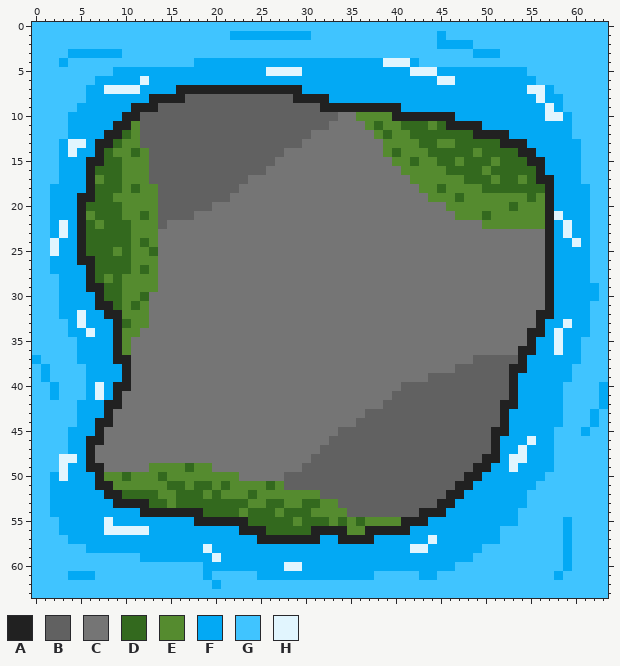
Pixel-art sprite -- assets/tiles/walkable_tile1.png. The picture above was drawn from the file before the commit.
The file is 64x64 pixels.
Palette (. is transparent): A #212121  B #616161  C #757575  D #33691e  E #558b2f  F #03a9f4  G #40c4ff  H #e1f5fe
Pixels before (only the part around the change), first column x 0:
 0 GGGGGGGGGGGGGGGGGGGGGGGGGGGGGGGGGGGGGGGGGGGGGGGGGGGGGGGGGGGGGGGG
 1 GGGGGGGGGGGGGGGGGGGGGGFFFFFFFFFGGGGGGGGGGGGGGFGGGGGGGGGGGGGGGGGG
 2 GGGGGGGGGGGGGGGGGGGGGGGGGGGGGGGGGGGGGGGGGGGGGFFFFGGGGGGGGGGGGGGG
 3 GGGGFFFFFFGGGGGGGGGGGGGGGGGGGGGGGGGGGGGGGGGGGGGGGFFFGGGGGGGGGGGG
 4 GGGFGGGGGGGGGGGGGGFFFFFFFFFFFFFFFFFFFFFHHHFGGGGGGGGGGGGGGGGGGGGG
 5 GGGGGGGGGFFFFFFFFFFFFFFFFFHHHHFFFFFFFFFFFFHHHFFFFFFFFFFGGGGGGGGG
 6 GGGGGGGFFFFFHFFFFFFFFFFFFFFFFFFFFFFFFFFFFFFFFHHFFFFFFFFFGGGGGGGG
 7 GGGGGGFFHHHHFFFFAAAAAAAAAAAAAAFFFFFFFFFFFFFFFFFFFFFFFFFHHFGGGGGG
 8 GGGGGGFFFFFFFAAAABBBBBBBBBBBBAAAAFFFFFFFFFFFFFFFFFFFFFFFHFFGGGGG
 9 GGGGGFFFFFFAAABBBBBBBBBBBBBBBBBBAAAAAAAAAFFFFFFFFFFFFFFFFHFGGGGG
10 GGGGFFFFFFAABBBBBBBBBBBBBBBBBBBBBBCCEEEEAAAAAAAFFFFFFFFFFHHFGGGG
11 GGGGFFFFFAAEBBBBBBBBBBBBBBBBBBBBBCCCCEDEEDDDEDAAAAFFFFFFFFFFGGGG
12 GGGGFFFFAADEBBBBBBBBBBBBBBBBBBBCCCCCCCEDEEDDDDDDDAAAAFFFFFFFGGGG
13 GGGFHHFAADEEBBBBBBBBBBBBBBBBBBCCCCCCCCCEEEEDDEEDDDDDAAAFFFFFFGGG
14 GGGFHFFADEEDEBBBBBBBBBBBBBBBCCCCCCCCCCCEDEEEDDDDDEDDDDAAFFFFFGGG
15 GGGFFFAADDEEEBBBBBBBBBBBBBBCCCCCCCCCCCCCEEDEEDDEDDDEDDDAAFFFFGGG
16 GGGFFFADDDEEEBBBBBBBBBBBBBCCCCCCCCCCCCCCCEEEEEDDDDEDDDDDAFFFFGGG
17 GGGFFFAEDDEEEBBBBBBBBBBBCCCCCCCCCCCCCCCCCCEEEEEEDDDEDDEDAAFFFGGG
18 GGFFFFADDDEDEEBBBBBBBBBCCCCCCCCCCCCCCCCCCCCEEDEEEEDDDDDDDAFFFFGG
19 GGFFFAADDEEEEEBBBBBBBBCCCCCCCCCCCCCCCCCCCCCCEEEDEEEEEEEDEAFFFFGG
20 GGFFFADDDDEEEEBBBBBBCCCCCCCCCCCCCCCCCCCCCCCCCCEEEEEEEDEEEAFFFFGG
21 GGFFFAEDDDEEDEBBBBCCCCCCCCCCCCCCCCCCCCCCCCCCCCCEEEDEEEEEEAHFFFGG
22 GGFHFADEDDDEEEBCCCCCCCCCCCCCCCCCCCCCCCCCCCCCCCCCCCEEEEEEEAFHFFGG
23 GGFHFADDDDDEEECCCCCCCCCCCCCCCCCCCCCCCCCCCCCCCCCCCCCCCCCCCAFHFFGG
24 GGHFFADDDDDEDECCCCCCCCCCCCCCCCCCCCCCCCCCCCCCCCCCCCCCCCCCCAFFHFGG
25 GGHFFADDDEDEEDCCCCCCCCCCCCCCCCCCCCCCCCCCCCCCCCCCCCCCCCCCCAFFFFGG
26 GGFFFAADDDDEEECCCCCCCCCCCCCCCCCCCCCCCCCCCCCCCCCCCCCCCCCCCAFFFFGG
27 GGFFFFADDDDEDECCCCCCCCCCCCCCCCCCCCCCCCCCCCCCCCCCCCCCCCCCCAFFFFGG
28 GGGFFFADEDEEEECCCCCCCCCCCCCCCCCCCCCCCCCCCCCCCCCCCCCCCCCCCAFFFFGG
29 GGGFFFAADDEEEECCCCCCCCCCCCCCCCCCCCCCCCCCCCCCCCCCCCCCCCCCCAFFFFFG
30 GGGFFFFADDEEDCCCCCCCCCCCCCCCCCCCCCCCCCCCCCCCCCCCCCCCCCCCCAFFFFFG
31 GGGFFFFAADEDECCCCCCCCCCCCCCCCCCCCCCCCCCCCCCCCCCCCCCCCCCCCAFFFFGG
32 GGGFFHFFAAEEECCCCCCCCCCCCCCCCCCCCCCCCCCCCCCCCCCCCCCCCCCCAAFFFFGG
33 GGGGFHFFFADEECCCCCCCCCCCCCCCCCCCCCCCCCCCCCCCCCCCCCCCCCCCAFFHFFGG
34 GGGGFFHFFAEECCCCCCCCCCCCCCCCCCCCCCCCCCCCCCCCCCCCCCCCCCCAAFHFFFGG
35 GGGGGFFFFAECCCCCCCCCCCCCCCCCCCCCCCCCCCCCCCCCCCCCCCCCCCCAFFHFFGGG
36 GGGGGFFFFAECCCCCCCCCCCCCCCCCCCCCCCCCCCCCCCCCCCCCCCCCCCAAFFHFFGGG
37 FGGGGFFFFAACCCCCCCCCCCCCCCCCCCCCCCCCCCCCCCCCCCCCCBBBBBAFFFFFFGGG
38 GFGGGGFFFFACCCCCCCCCCCCCCCCCCCCCCCCCCCCCCCCCCCCBBBBBBAAFFFFFGGGG
39 GFGGGGFFFFACCCCCCCCCCCCCCCCCCCCCCCCCCCCCCCCCBBBBBBBBBAFFFFFFGGGG
40 GGFGGGFHFAACCCCCCCCCCCCCCCCCCCCCCCCCCCCCCBBBBBBBBBBBBAFFFFFGGGGF
41 GGFGGGFHFACCCCCCCCCCCCCCCCCCCCCCCCCCCCCCBBBBBBBBBBBBBAFFFFFGGGGF
42 GGGGGFFFAACCCCCCCCCCCCCCCCCCCCCCCCCCCCCBBBBBBBBBBBBBAAFFFFFGGGGF
43 GGGGGFFFACCCCCCCCCCCCCCCCCCCCCCCCCCCCBBBBBBBBBBBBBBBAFFFFFFGGGFG
44 GGGGGFFAACCCCCCCCCCCCCCCCCCCCCCCCCCCBBBBBBBBBBBBBBBBAFFFFFFGGGFG
45 GGGGFFFACCCCCCCCCCCCCCCCCCCCCCCCCCBBBBBBBBBBBBBBBBBAAFFFFFGGGFGG
46 GGGGFFAACCCCCCCCCCCCCCCCCCCCCCCCCBBBBBBBBBBBBBBBBBBAFFFHFFGGGGGG
47 GGGGFFACCCCCCCCCCCCCCCCCCCCCCCCCBBBBBBBBBBBBBBBBBBBAFFHFFFGGGGGG
48 GGGHHFACCCCCCCCCCCCCCCCCCCCCCCCBBBBBBBBBBBBBBBBBBBAAFHHFFFGGGGGG
49 GGGHFFAACCCCCEEEEDEECCCCCCCCCCBBBBBBBBBBBBBBBBBBBAAFFHFFFFGGGGGG
50 GGFHFFFAEEDEEEDEEEEEEEECCCCCBBBBBBBBBBBBBBBBBBBBAAFFFFFFFGGGGGGG
51 GGFFFFFAAEEEEEEDDEDDEDEEEEDEBBBBBBBBBBBBBBBBBBBAAFFFFFFFGGGGGGGG
52 GGFFFFFFAADDDDEEDDDEDEEEDEEEEEEEBBBBBBBBBBBBBBAAFFFFFFFGGGGGGGGG
53 GGFFFFFFFAAAADDEDDDDDDDDEEDDEEDDEEBBBBBBBBBBBAAFFFFFFFFGGGGGGGGG
54 GGFFFFFFFFFFAAAAAAADDDDEDDDEDDDEEEEBBBBBBBBAAAFFFFFFFFGGGGGGGGGG
55 GGGFFFFFHFFFFFFFFFAAAAAADDDDDEDDDEDEDEEEEAAAFFFFFFFFFFGGGGGFGGGG
56 GGGFFFFFHHHHHFFFFFFFFFFAAADDDDDAAAAEEAAAAAFFFFFFFFFFGGGGGGGFGGGG
57 GGGGFFFFFFFFFFFFFFFFFFFFFAAAAAAAFFAAAAFFFFFFHFFFFFFFGGGGGGGFGGGG
58 GGGGGGFFFFFFFFFFFFFHFFFFFFFFFFFFFFFFFFFFFFHHFFFFFFGGGGGGGGGFGGGG
59 GGGGGGGGGGGGFFFFFFFFHFFFFFFFFFFFFFFFFFFFFFFFFFFFFGGGGGGGGGGFGGGG
60 GGGGGGGGGGGGGGGGGGGFFFFFFFFFHHFFFFFFFFFFFFFFFFFGGGGGGGGGGGGFGGGG
61 GGGGFFFGGGGGGGGGGGGFGGGGGFFFFFFFFFFFFFGGGGGFFGGGGGGGGGGGGGFGGGGG
62 GGGGGGGGGGGGGGGGGGGGFGGGGGGGGGGGGGGGGGGGGGGGGGGGGGGGGGGGGGGGGGGG
63 GGGGGGGGGGGGGGGGGGGGGGGGGGGGGGGGGGGGGGGGGGGGGGGGGGGGGGGGGGGGGGGG
After:
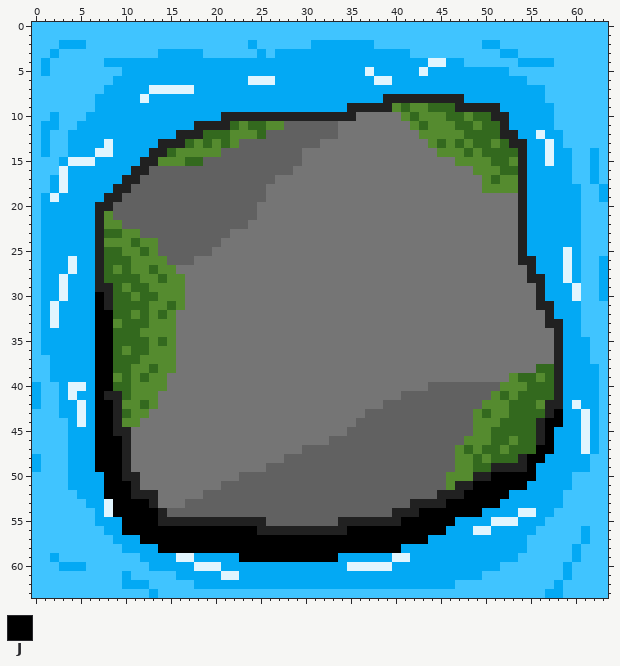
Colours new in this view: J #000000
From old to new:
Changed rows in their new state; - is an unchanged pixel.
first column x 0:
 1 ----------------------GGGGGGGGG--------------G------------------
 2 ---FFF------------------F------FFFFFFF-------GGGG-FF------------
 3 --F-GGGGGG----FFFFF------F-FFFFFFFFFFFFFFF-------GGGFF----------
 4 -F-G----FFFFFFFFFF---------------------FFF-FHHFF------FFFF------
 5 -F-------G----------------FFFF-------H----F-F--------GG---------
 6 -------GG---F-----------HHH-----------HH-----FF--------G--------
 7 ------GGFFFF-HHHHHFFFFFFFFFFFF-------------------------FFG------
 8 ------G-----HFFFFFFFFFFFFFFFFFFFF------AAAAAAAAA--------FGG-----
 9 -----GG----FFFFFFFFFFFFFFFFFFFFFFFF-----EDEEDDDAAAAA-----FG-----
10 --F-GG----FFFFFFFFFFFAAAAAAAAAAAAAAACCCCCEDEEEDDEDDAA----FGG----
11 -FF-G----FFFFFFFFFAAAADEDDEE-----B---CCCCCE--EEDDEDDA-----GG----
12 -F------FFFFFFFFAAADDDEEED-----BBB----CCCCCEEEEE-DDD-A--H--G----
13 -F-GFF-FHFFFFFAAADEDEDE-------BB-------CCCCCED--E--ED----H-GG---
14 -F-GF--HHFFFFAADEEEEE-------BB---------CCCCCCEEE-------F-H--G-F-
15 ----HHHFFFFFAAEEEDD--------BBB----------CCCCCCC-EEED-EAFFH--G-F-
16 ---H--FFFFFAA-------------BBB------------CCCCCCCCE-E--AFF---G-F-
17 --FH--FFFFAAB-----------BBB---------------CCCCCCCCEDEEAFFF--G-F-
18 ---H--FFFAABBB---------BBB-----------------CCCCCCCEEEEAFFF---G-F
19 -FH--FFFAABBBB--------BBBB------------------CCCCCCCCCCAFFF---G-F
20 -F---FFAABBBBB------BBBBB---------------------CCCCCCCCAFFF---G--
21 -F---FFAEBBBBB----BBBBBBB----------------------CCCCCCCAFFFF--G--
22 -F-F-FFAEEBBBB-BBBBBBBBB--------------------------CCCCAFFF-F-G--
23 -F-F-FFA--E-BBBBBBBBBB--------------------------------AFFF-F-G--
24 -FF--FFAEEEDE-BBBBBBB---------------------------------AFFF--FG--
25 -FF--FFA-DE-DEBBBBBB----------------------------------AFFF-H-G--
26 -F--HFFA------EBBB------------------------------------AAFF-H-G-F
27 -F--H-FA-E--EDEE---------------------------------------AFF-H-G-F
28 -FFH--FAD-DD--DEE--------------------------------------AAF-H-G-F
29 -FFH--F-A--DD-EEE---------------------------------------AF--HGGF
30 -FFH---JA-D--DEEE---------------------------------------AF--HGGF
31 -FH----J--D-DEEDE---------------------------------------A----G--
32 -FH--F-JJDD-DEDE----------------------------------------C----G--
33 -FHF-F-JJE-DDEEE----------------------------------------CAAF-G--
34 -FFF--FJJDDDEEEE---------------------------------------CCCA--G--
35 -FFFF--JJDDDDEDE---------------------------------------CCCA--F--
36 -FFFF--JJD-DDEEE--------------------------------------CCCCA--F--
37 G-FFF--JJDDDEEEE---------------------------------CCCCCCCCCA--F--
38 -GFFFF-JJDDEEDEE-------------------------------CCCCCCCCCDDA-FFF-
39 -GFFFF-JJEDEDEE-----------------------------CCCCCCCCCEDDEDA-FFF-
40 F-GFHH-JJDDEEEE--------------------------CCC--------EEEDDDAFFFFG
41 F-GFHF-JA-DEEE--------------------------C----------EDEDDDDAFFFFG
42 F--FFH-JJ-EEDE------------------------------------EEEDDDEAAFHFFG
43 ---FFH-JJADEE------------------------------------EDEEDDDDAJFFH--
44 ----FH-JJAEE-------------------------------------EEEDDDDAJJFFH--
45 -------JJAA-----------------------C--------------EEDDDDDAJFFFHF-
46 ------FJJJA-------------------------------------EEEDDEDDAJFFFHF-
47 ------FJJJA-------------------BB---------------EDEDDEDDDJJFFFHF-
48 F--GF-FJJJA-----------------BBB----------------EEDEDDDAJJ-FFFF--
49 F--G--FJJJA--CCCCCCC------BBBB-----------------EEDDAAAAJ--FFFF--
50 --GG---FJJAACCCCCCCCCCCBBBBB------------------EEE-AJJJJJ-FFF----
51 --GG---FJJJACCCCCCCCCBBBBBBB------------------E--JJJJJJ-FFFF----
52 --GGG---JJJAAACCCCCBBBBBBBBBBBBB-------------A--JJJJJ--FFFF-----
53 --GGGG--HJJJJACCCBBBBBBBBBBBBBBBBB--------AAA-JJJJJJ---FFFF-----
54 --GGGGG-HJJJJJ-BBBBBBBBBBBBBBBBBBBB-----AAAJJJJJJJ----HHFF------
55 ---GGGG-F-JJJJAAAA------AABBBBBBBBAAAAAAAJJJJJJ----HHHFFF--G----
56 ---GGGGGFFJJJJJJJJJJJJJJJ-AAAAA----JJJJJJJJJJJ---HH-FFFF---G-F--
57 ----GGGGG---JJJJJJJJJJJJJJJJJJJJJJJJJJJJJJJJF-------FFF----G-F--
58 ------GGGG----JJJJJJJJJJJJJJJJJJJJJJJJJJJ-FF------FFFFF----GF---
59 --F-------------HH--F--JJJJJJJJJJJ------HH-------FFFFF-----GF---
60 ---FFF-------FFFFFHHH-------FF-----HHHHH-------FFFFF------------
61 ----GGG---F-----FFF-FHHFF-------------FFFFF--FFFFF--------GF----
62 ----------FFF-----FF-FFFFFFFFFFFFFFFFFFFFFFFFFF-----------F-----
63 -------------F-------------------------------------------FF-----
Boxes around the changes in both pictures, in picture pixels (x1, y1, x2, y2):
changed: (32, 31, 608, 598)
